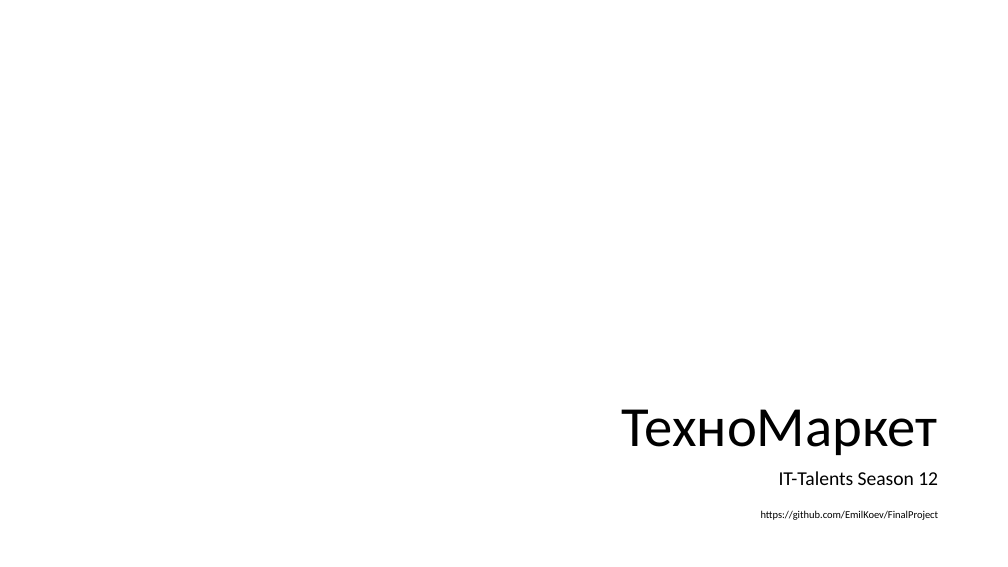
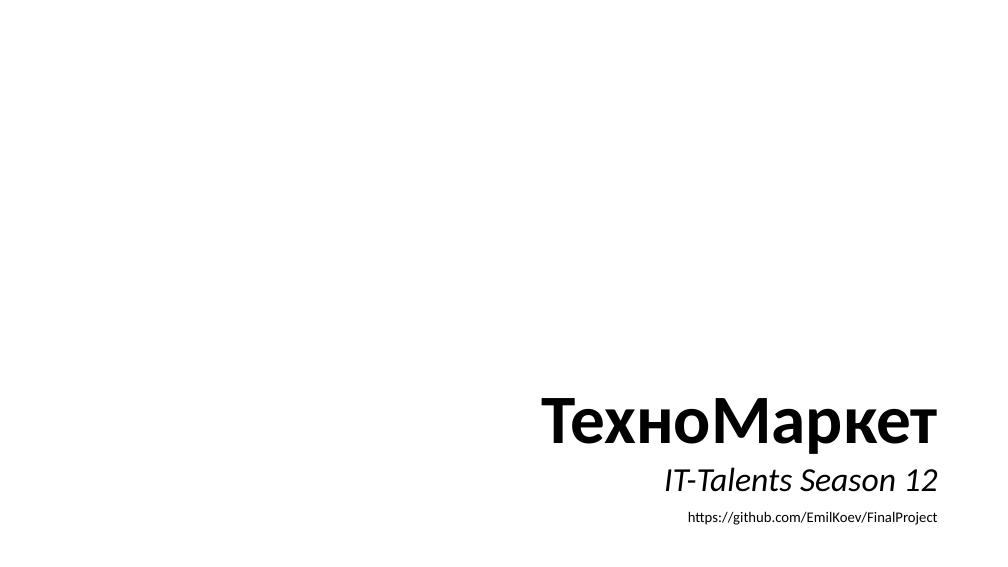
Before and after one commit to EmilKoev/FinalProject, a slide deck: slide 1 of TechnoMarket-FinalProject.pptx. Drawn at 1008x567 pixels with LibreOffice and Linux fonts; fonts in the diff are those of the drawing; background and template pictures are left out. Boxes give left, top, right and bottom in pixels: in the first picture for what was removed or moved away, otherwise in the second. Text is boxed around its words. In the diff, an @@ line names an element or a change of style, - is before the commit and + after.

```diff
--- a/TechnoMarket-FinalProject.pptx
+++ b/TechnoMarket-FinalProject.pptx
@@ text "ТехноМаркет": place and size @@
-text "ТехноМаркет" at bbox=[622, 409, 938, 455]
+text "ТехноМаркет" at bbox=[541, 398, 938, 454]
@@ text "ТехноМаркет" at bbox=[541, 398, 938, 454]: size 54 to 66 pt, bold on @@
@@ text "IT-Talents Season 12": place and size @@
-text "IT-Talents Season 12" at bbox=[779, 471, 938, 485]
+text "IT-Talents Season 12" at bbox=[664, 467, 938, 492]
@@ text "IT-Talents Season 12" at bbox=[664, 467, 938, 492]: size 18.7 to 32 pt, italic on @@
@@ text "https://github.com/EmilKoev/FinalProject" at bbox=[688, 511, 938, 525]: size 10 to 14 pt @@
```
Also in this commit, not shown: 2 other slides changed, 1 slide added, 1 slide removed, 3 other files.
